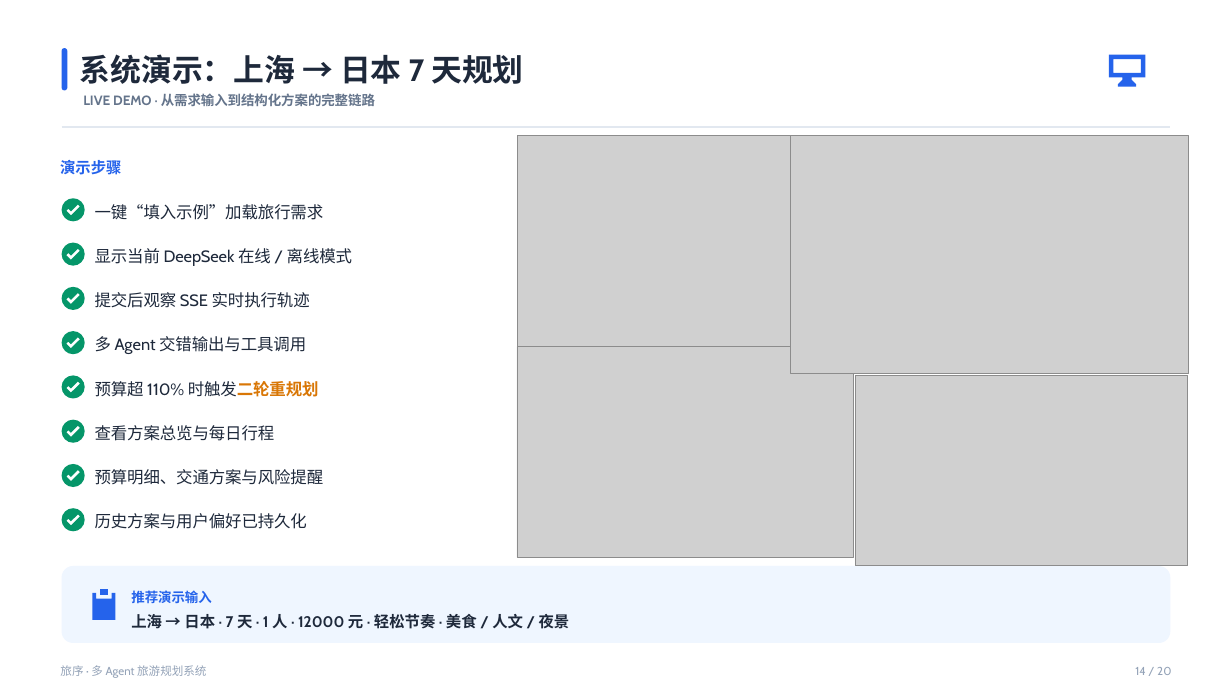
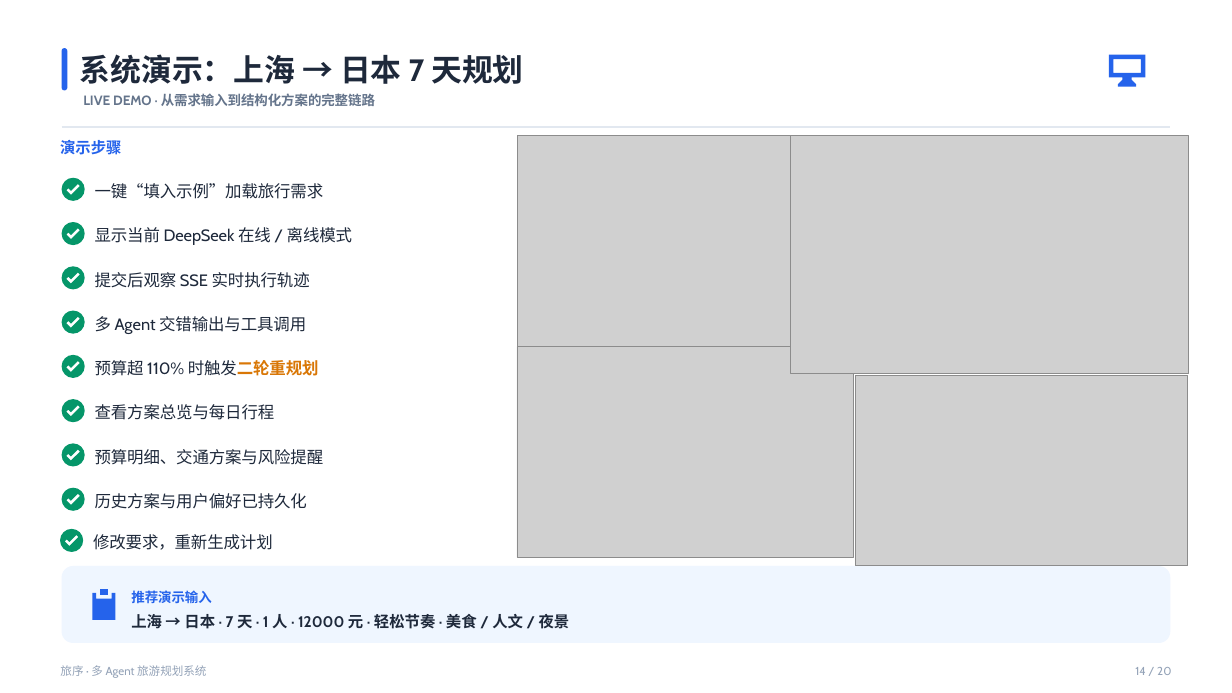
Before and after one commit to traveler703/DotNetAgentDev, a slide deck: slide 14 of docs/答辩演示.pptx. Drawn at 1232x693 pixels with LibreOffice and Linux fonts; fonts in the diff are those of the drawing; grey boxes stand for pictures. Boxes give left, top, right and bottom in pixels: in the first picture for what was removed or moved away, otherwise in the second. Text is boxed around its words. In the diff, an @@ line names an element or a change of style, - is before the commit and + after.

```diff
--- a/docs/答辩演示.pptx
+++ b/docs/答辩演示.pptx
@@ 9 texts, 8 freeform shapes: place and size @@
-9 texts, 8 freeform shapes at <box>60,160,352,531</box>
+9 texts, 8 freeform shapes at <box>60,140,352,511</box>
@@ freeform shape added at <box>60,529,83,552</box>, fill #059669 @@
@@ text added at <box>93,534,273,550</box>, 12.8 pt, text #1E293B @@
+修改要求，重新生成计划
```
Also in this commit, not shown: 11 other slides changed.
